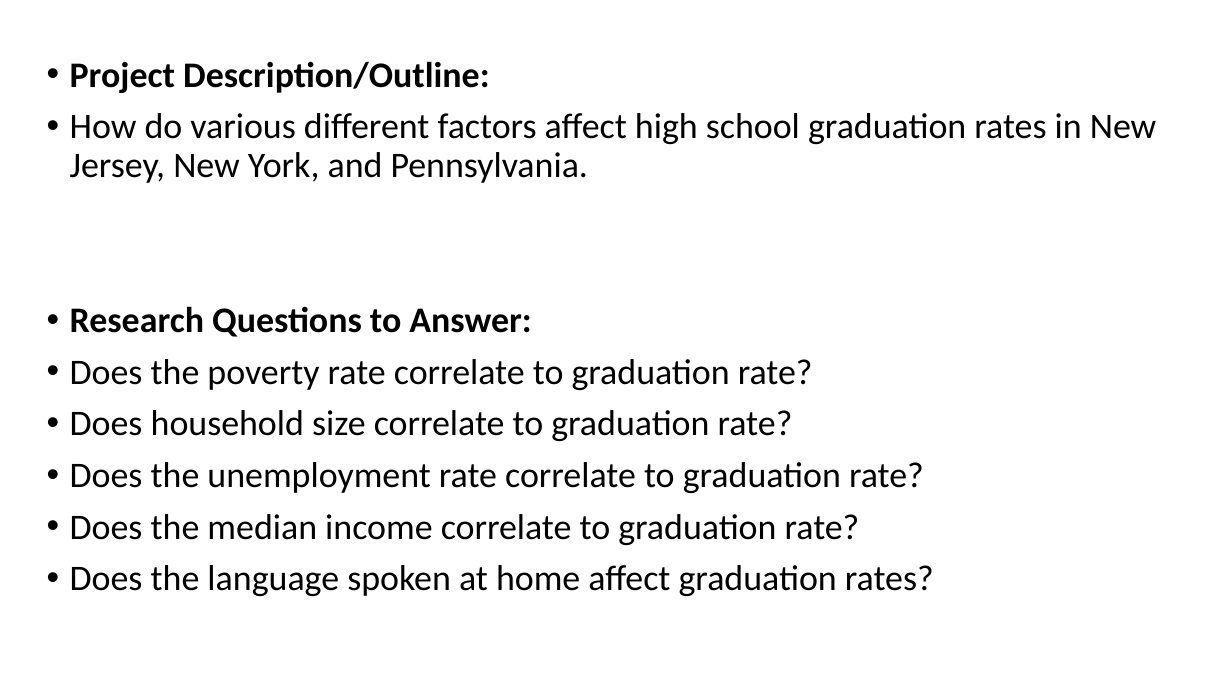
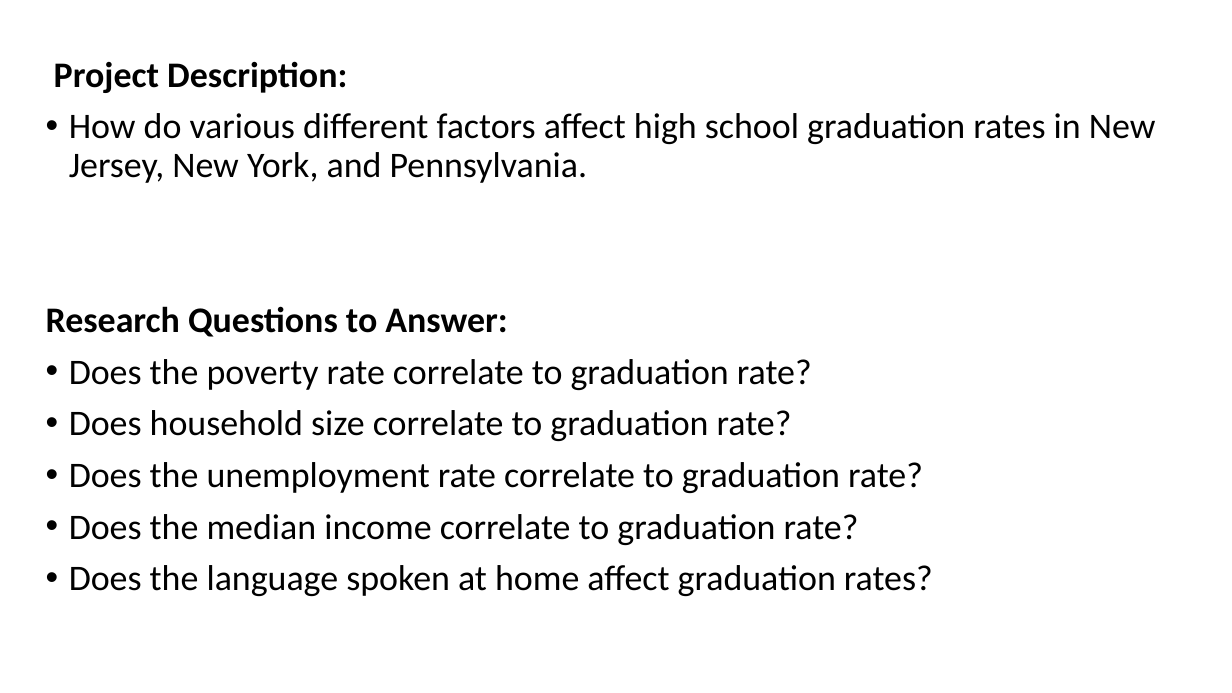
Before and after one commit to Areej32/project, a slide deck: slide 2 of The Effect Of Various Census Demographics On Graduation.pptx. Drawn at 1232x693 pixels with LibreOffice and Linux fonts; fonts in the diff are those of the drawing. Boxes give left, top, right and bottom in pixels: in the first picture for what was removed or moved away, otherwise in the second. Text is boxed around its words. In the diff, an @@ line names an element or a change of style, - is before the commit and + after.

Commit message:
Presentation

```diff
--- a/The Effect Of Various Census Demographics On Graduation.pptx
+++ b/The Effect Of Various Census Demographics On Graduation.pptx
@@ text at <box>54,61,347,93</box>: text changed @@
-• Project Description/Outline:
+Project Description:
@@ text at <box>46,306,507,337</box>: bullet • to none @@
```
Also in this commit, not shown: 3 other slides changed, 1 slide added, 1 slide removed, 1 other file.
